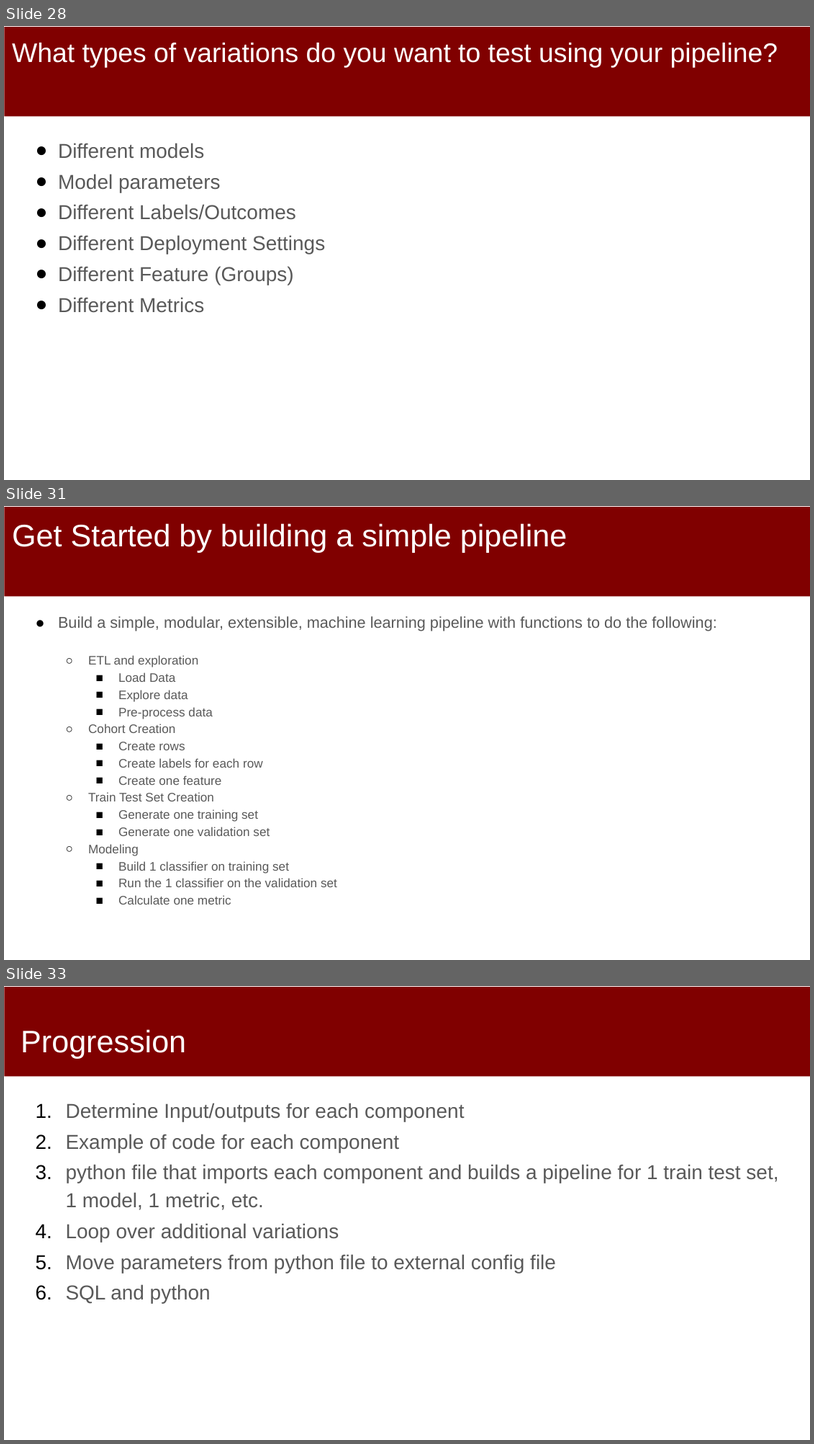
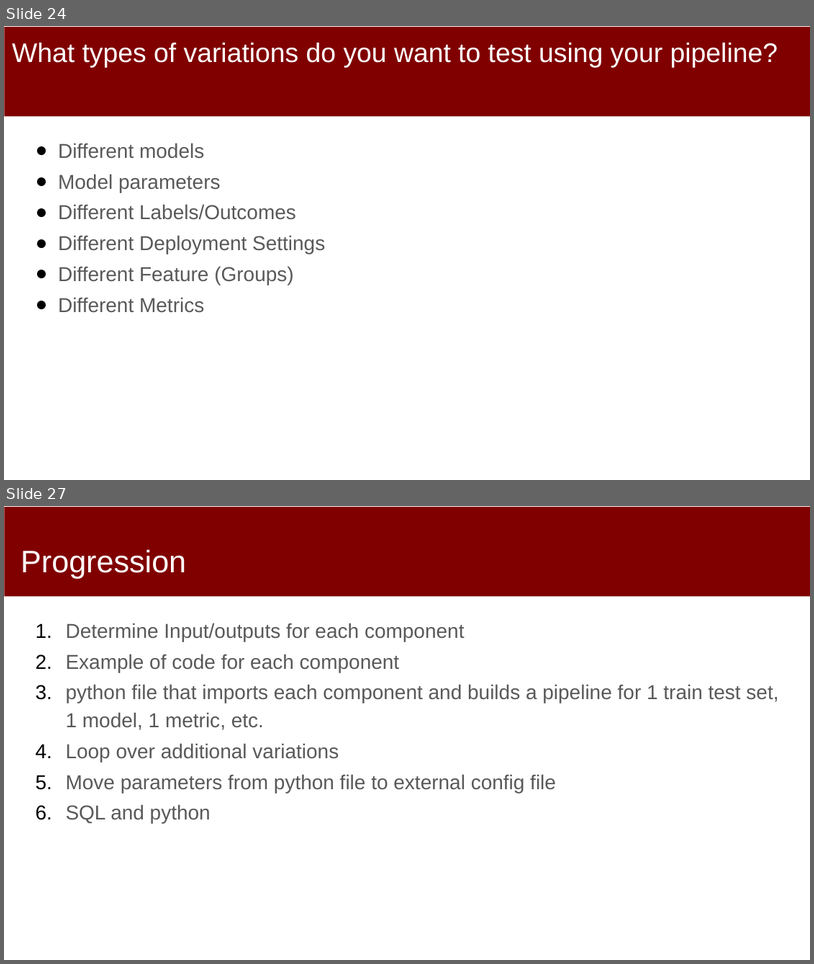
Before and after one commit to dssg/MLinPractice, a slide deck: Lectures/Lecture8-Machine-Learning-Pipelines.pptx. Shown one above the other, each under a label of ours: slides 28, 31 and 33 before the commit, slides 24 and 27 after it; the slides between them are not shown. The pictures are 814x1444 and 814x964 pixels, drawn with LibreOffice and Linux fonts; fonts in the diff are those of the drawing. Boxes give left, top, right and bottom in pixels: in the first picture for what was removed or moved away, otherwise in the second. Text is boxed around its words. In the diff, an @@ line names an element or a change of style, - is before the commit and + after.

Commit message:
added pipelines

```diff
--- a/Lectures/Lecture8-Machine-Learning-Pipelines.pptx
+++ b/Lectures/Lecture8-Machine-Learning-Pipelines.pptx
@@ slide 31 removed at (4, 506, 810, 960), background #FFFFFF; not listed: 1 template element that a slide beside it also shows @@
@@ title removed at (12, 523, 568, 552) @@
-Get Started by building a simple pipeline
@@ text removed at (58, 616, 717, 904) @@
-● Build a simple, modular, extensible, machine learning pipeline with functions to do the following:
-  ○ ETL and exploration
-    ■ Load Data
-    ■ Explore data
-    ■ Pre-process data
-  ○ Cohort Creation
-    ■ Create rows
-    ■ Create labels for each row
-    ■ Create one feature
-  ○ Train Test Set Creation
-    ■ Generate one training set
-    ■ Generate one validation set
-  ○ Modeling
-    ■ Build 1 classifier on training set
-    ■ Run the 1 classifier on the validation set
-    ■ Calculate one metric
@@ what was slide 28 is now slide 24 @@
@@ what was slide 33 is now slide 27 @@
```
Also in this commit, not shown: 4 slides changed, 4 slides added, 9 other slides removed.
